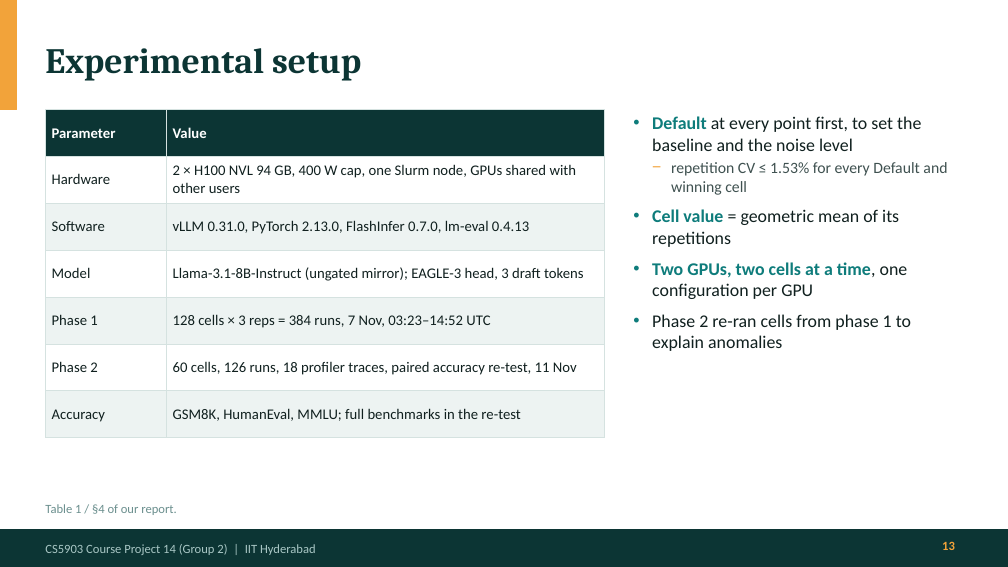
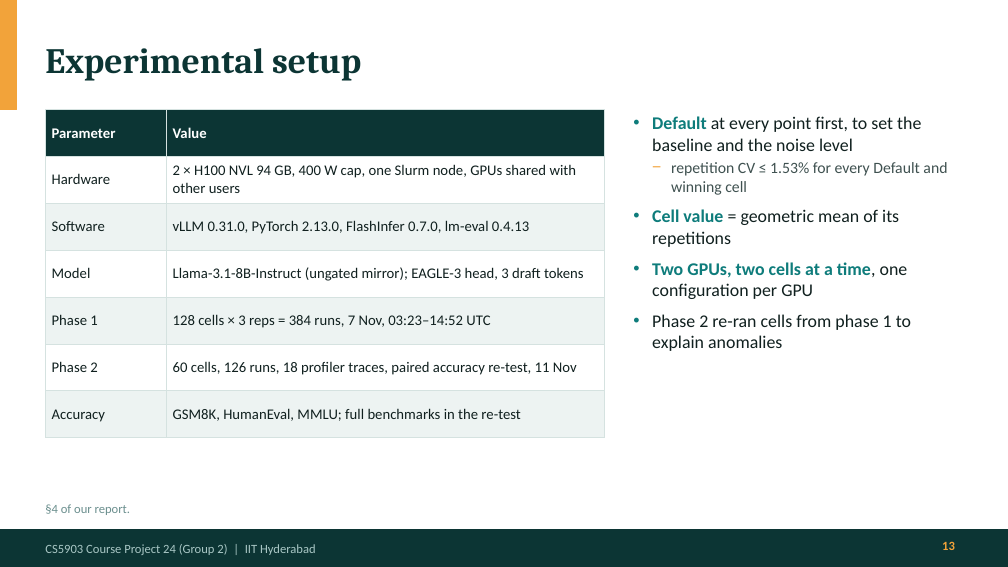
Before and after one commit to Panshul-Jindal/SpeedingUpLLMInference, a slide deck: slide 13 of docs/presentation/LLM_Serving_Final_Presentation.pptx. Drawn at 1008x567 pixels with LibreOffice and Linux fonts; fonts in the diff are those of the drawing. Boxes give left, top, right and bottom in pixels: in the first picture for what was removed or moved away, otherwise in the second. Text is boxed around its words. In the diff, an @@ line names an element or a change of style, - is before the commit and + after.

```diff
--- a/docs/presentation/LLM_Serving_Final_Presentation.pptx
+++ b/docs/presentation/LLM_Serving_Final_Presentation.pptx
@@ text at <box>45,504,130,515</box>: text changed @@
-Table 1 / §4 of our report.
+§4 of our report.
@@ text at <box>45,544,316,555</box>: text changed @@
-CS5903 Course Project 14 (Group 2) | IIT Hyderabad
+CS5903 Course Project 24 (Group 2) | IIT Hyderabad
```
Also in this commit, not shown: 27 other slides changed, 1 other file.
